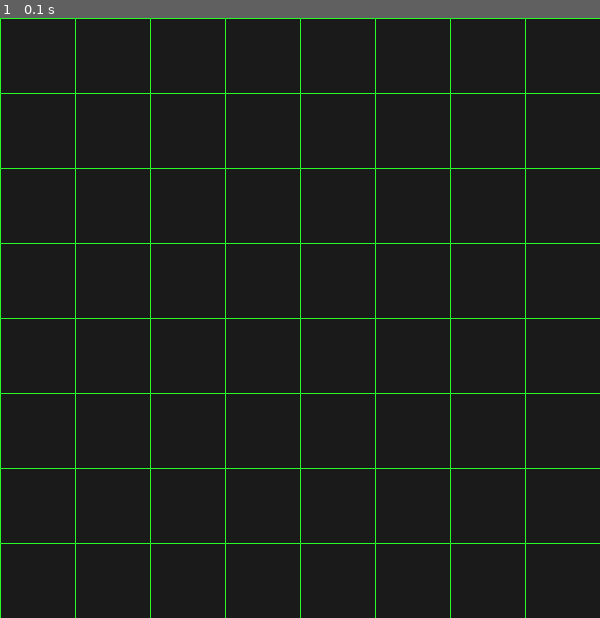
Above: before the commit, frame 1.
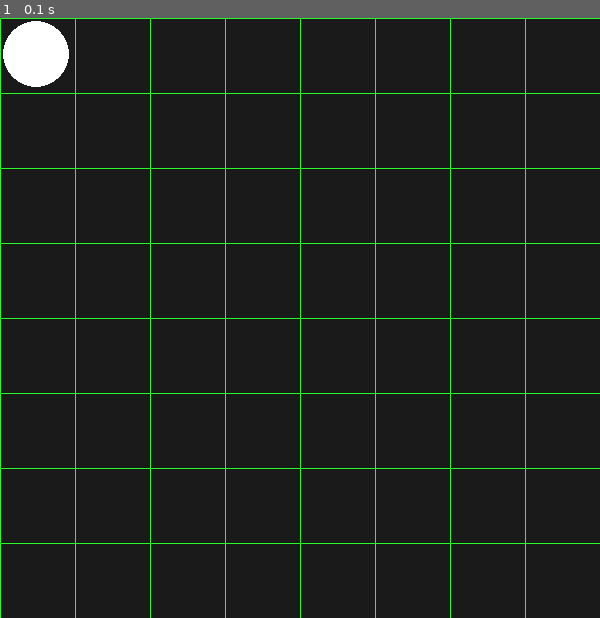
Above: after the commit, the same moment.

Repository: GODfataliti/SI_Tarea1_ICF222
Game: pygame game, started from code/test_interfaz.py
Two runs of this game, one before a commit and one after it. Both use one fixed random seed, a clock stepped at 60 frames per second and the inputs below.
Inputs:
- Up to frame 1 (0.1 s): no input

The runs differ from the first frame. In frame 1, 0.9% of the frame differs, in the area x 0-12%, y 0-12%.

Commit message:
test interfaz

Diff:
--- a/code/test_interfaz.py
+++ b/code/test_interfaz.py
@@ -1,6 +1,7 @@
 import pygame
 import numpy as np
 import sys
+import time
 
 
 pygame.init()
@@ -12,6 +13,9 @@
 bg = 25, 26, 25
 screen.fill(bg)
 
+BLACK = (0,      0,       0)
+WHITE = (255,   255,    255)
+
 
 linebg = (40,250,40)
 
@@ -22,8 +26,14 @@
 dimCW = width/nxC
 dimCH = height/nyC
 
-#Estado de las celdas. Vivas = 1; Muertas = 0
+celdai = [36,36]
+
+#Estado de las celdas. Alfa = 1; Beta = 0
 gameState = np.zeros((nxC,nyC))
+
+circleW = (screen, WHITE, [150, 50, 400, 400], 1)
+circleB = (screen, BLACK, [150, 50, 400, 400], 1)
+
 
 while True:
 
@@ -31,6 +41,12 @@
         #print(event)
         if event.type == pygame.QUIT:
             sys.exit()
+
+
+
+    pygame.draw.circle(screen, WHITE,celdai ,33, 0)
+    #pygame.draw.circle(Surface, color, pos, radius, width=0)
+
 
     #Dibujar la cuadricula
     for y in range(0,nxC):
@@ -41,5 +57,9 @@
                     ((x)    * dimCW,    (y+1)   * dimCH)]
             pygame.draw.polygon(screen, linebg, poly, width=1)
 
+
+
+
+
     #Actualizar pantalla
     pygame.display.flip()
